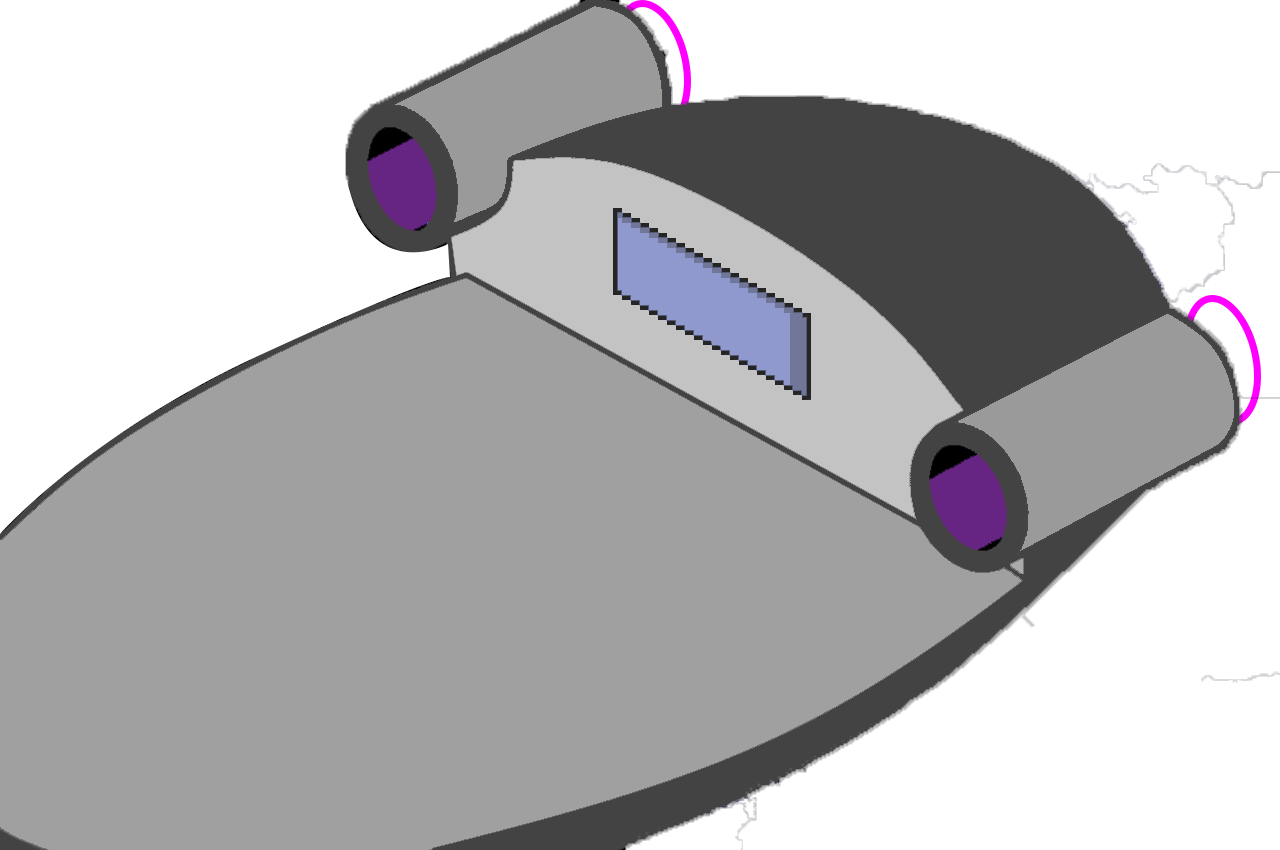
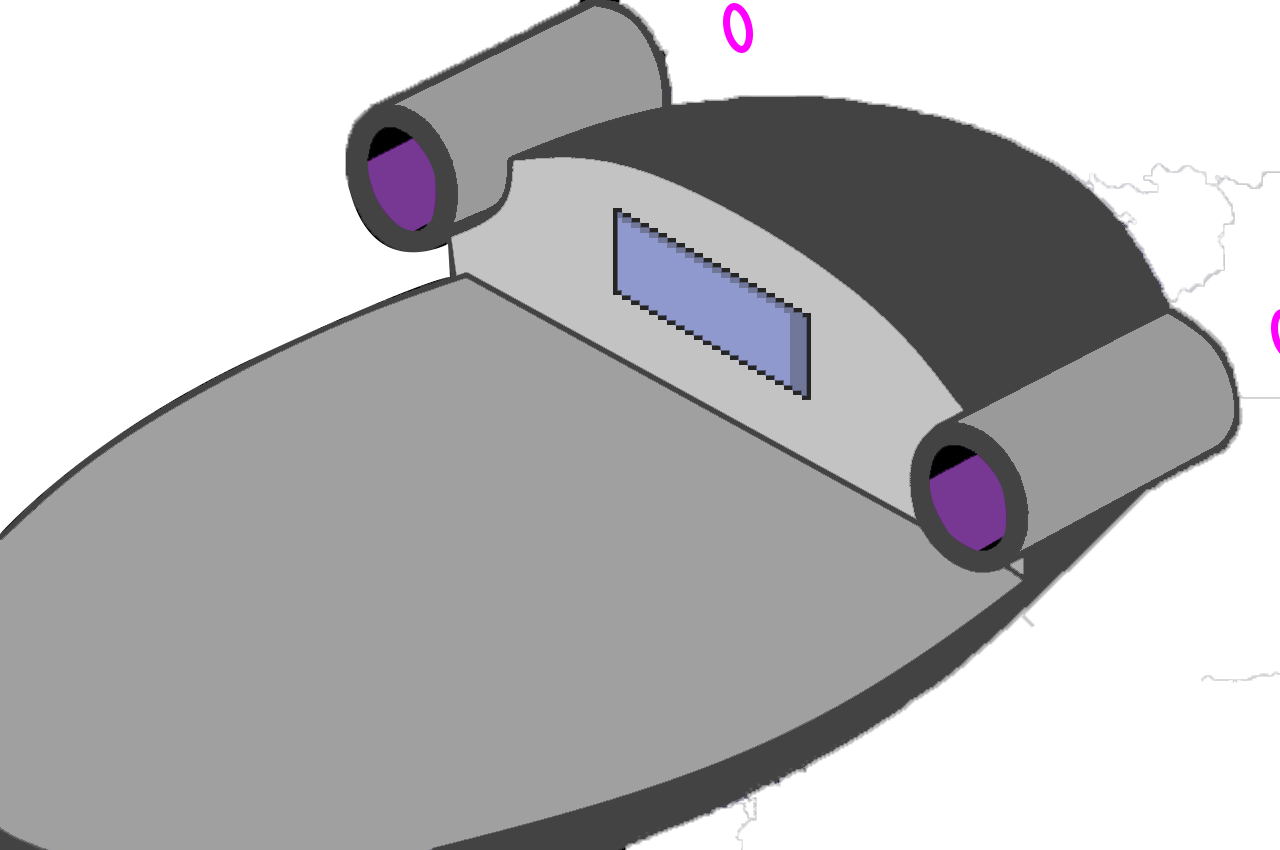
Revision of a layered 1280px x 850px image; what changed, layer by layer:
showed group "Group 1 copy" (2 layers) over [368, 139, 1006, 551]
showed "Ellipse 1 copy 7", painted on it over [1271, 309, 1280, 354]
showed "Ellipse 1 copy 6" over [723, 3, 753, 53]
hid "Ellipse 1 copy" over [1187, 295, 1261, 424]
hid "Ellipse 1" over [625, 0, 691, 105]
